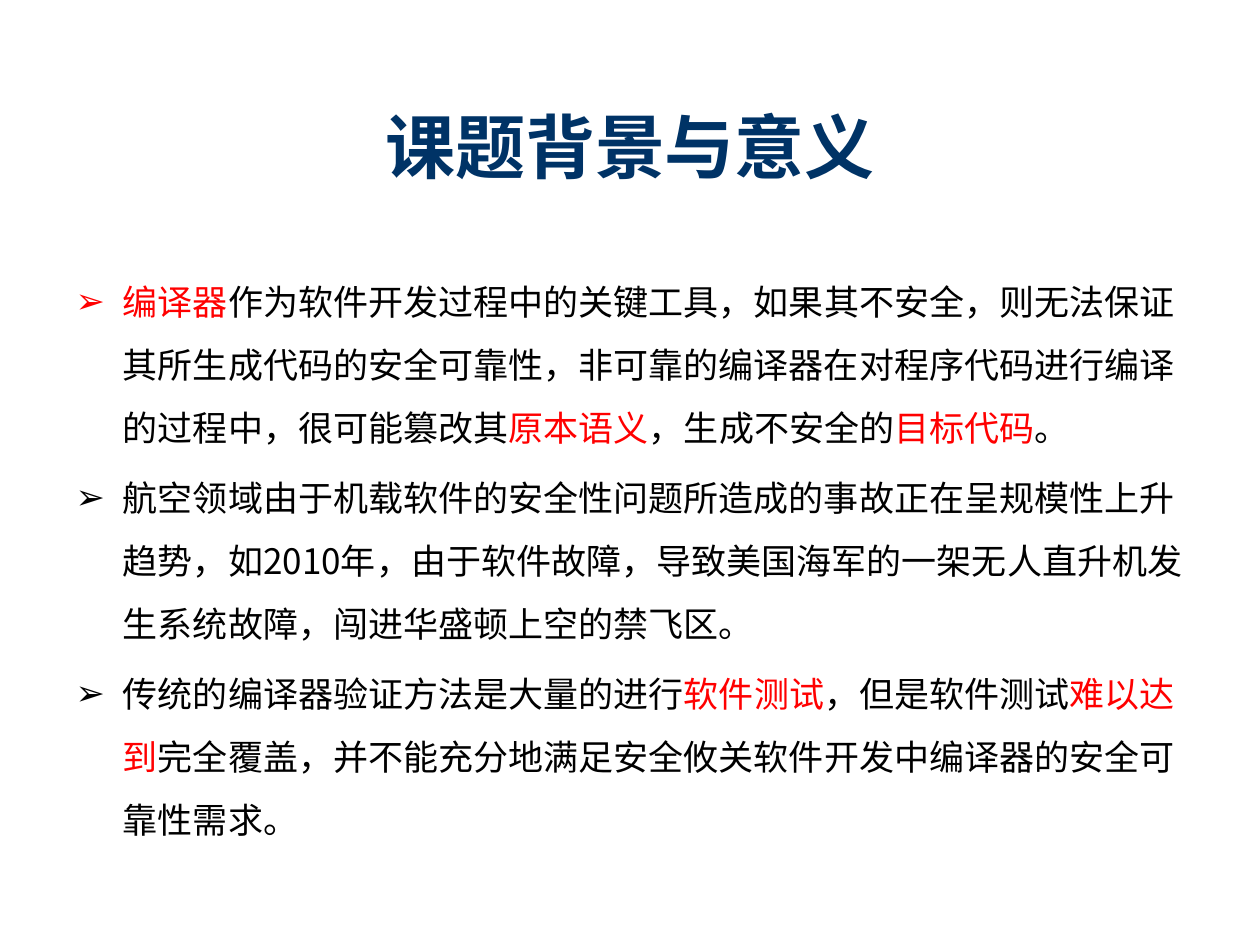
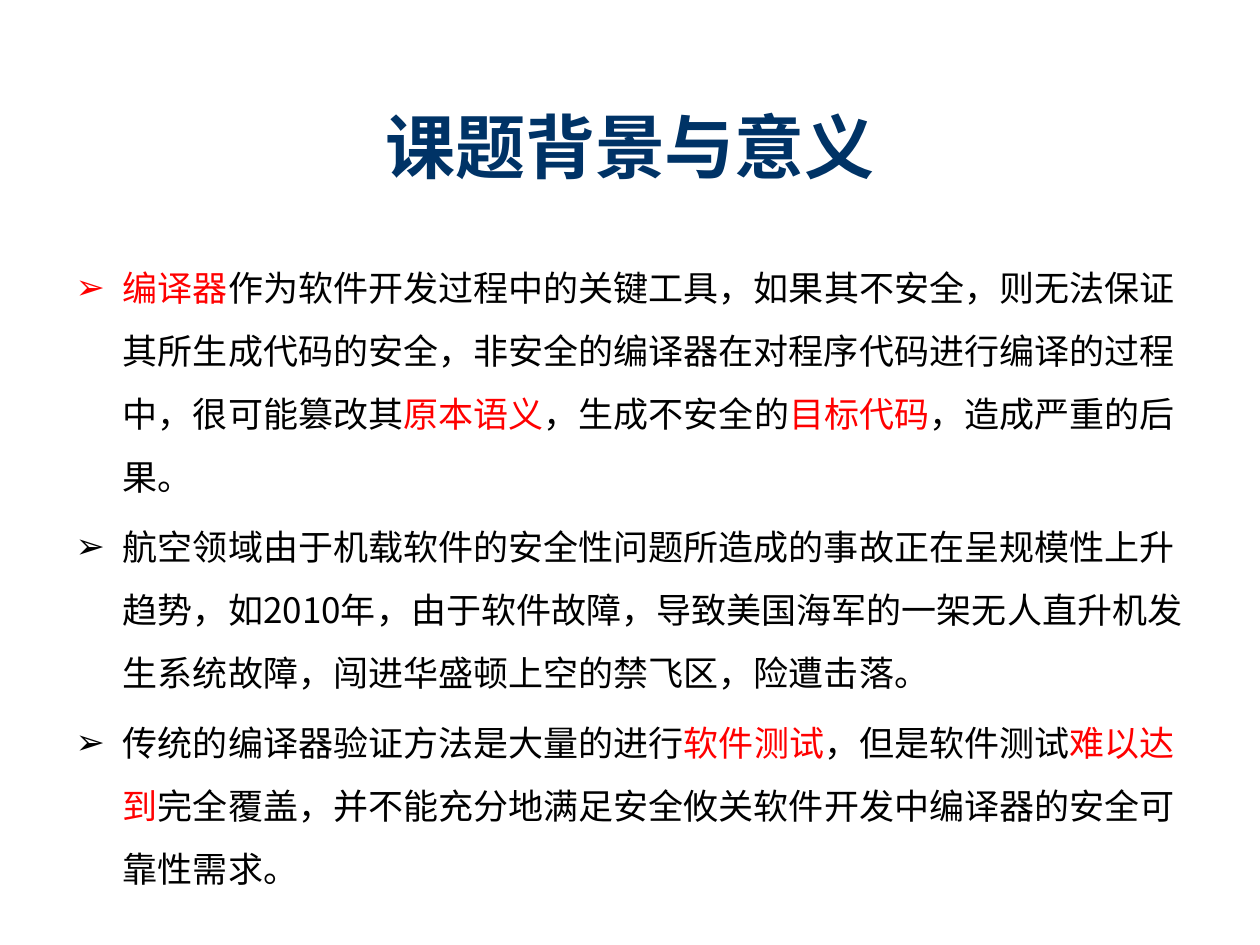
Before and after one commit to destiny1991/--2014--destiny, a slide deck: slide 5 of 开题/SY1406108_陈志伟_开题ppt.pptx. Drawn at 1260x945 pixels with LibreOffice and Linux fonts; fonts in the diff are those of the drawing; background and template pictures are left out. Boxes give left, top, right and bottom in pixels: in the first picture for what was removed or moved away, otherwise in the second. Text is boxed around its words. In the diff, an @@ line names an element or a change of style, - is before the commit and + after.

```diff
--- a/开题/SY1406108_陈志伟_开题ppt.pptx
+++ b/开题/SY1406108_陈志伟_开题ppt.pptx
@@ text "编译器作为软件开发过程中的关键工具，如果其不安全，则无法保证其所生成代码的安全，非安全的编译器在对程序代码进行编译的过程 ...": place and size @@
-text "编译器作为软件开发过程中的关键工具，如果其不安全，则无法保证其所生成代码的安全，非安全的编译器在对程序代码进行编译的过程 ..." at [123,285,1182,836]
+text "编译器作为软件开发过程中的关键工具，如果其不安全，则无法保证其所生成代码的安全，非安全的编译器在对程序代码进行编译的过程 ..." at [123,271,1182,885]
@@ text at [123,271,1182,690]: text changed @@
-➢ 编译器作为软件开发过程中的关键工具，如果其不安全，则无法保证其所生成代码的安全可靠性，非可靠的编译器在对程序代码进行编译的过程中，很可能篡改其原本语义，生成不安全的目标代码。
-➢ 航空领域由于机载软件的安全性问题所造成的事故正在呈规模性上升趋势，如2010年，由于软件故障，导致美国海军的一架无人直升机发生系统故障，闯进华盛顿上空的禁飞区。
+➢ 编译器作为软件开发过程中的关键工具，如果其不安全，则无法保证其所生成代码的安全，非安全的编译器在对程序代码进行编译的过程中，很可能篡改其原本语义，生成不安全的目标代码，造成严重的后果。
+➢ 航空领域由于机载软件的安全性问题所造成的事故正在呈规模性上升趋势，如2010年，由于软件故障，导致美国海军的一架无人直升机发生系统故障，闯进华盛顿上空的禁飞区，险遭击落。
```
Also in this commit, not shown: 8 other slides changed, 4 other files.
